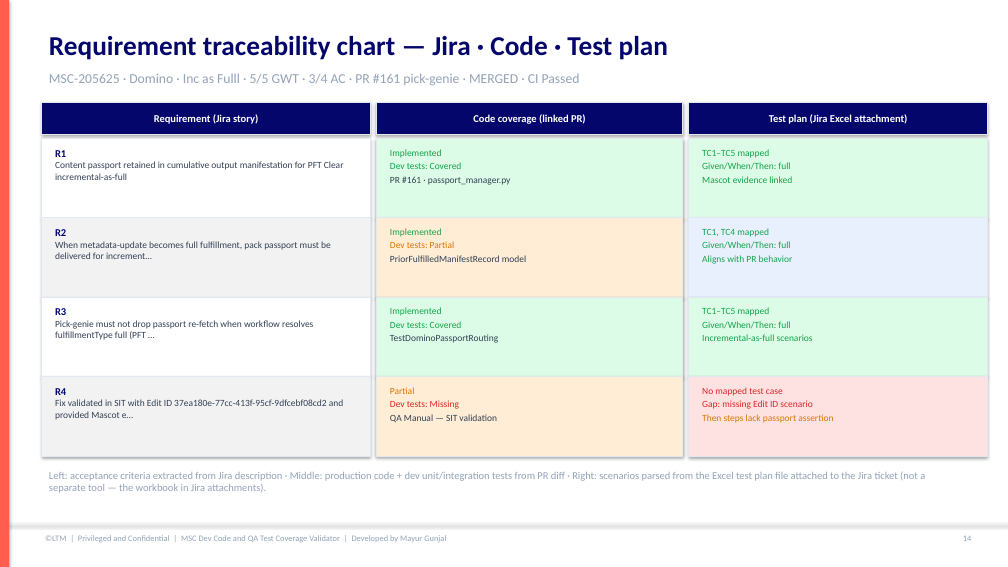
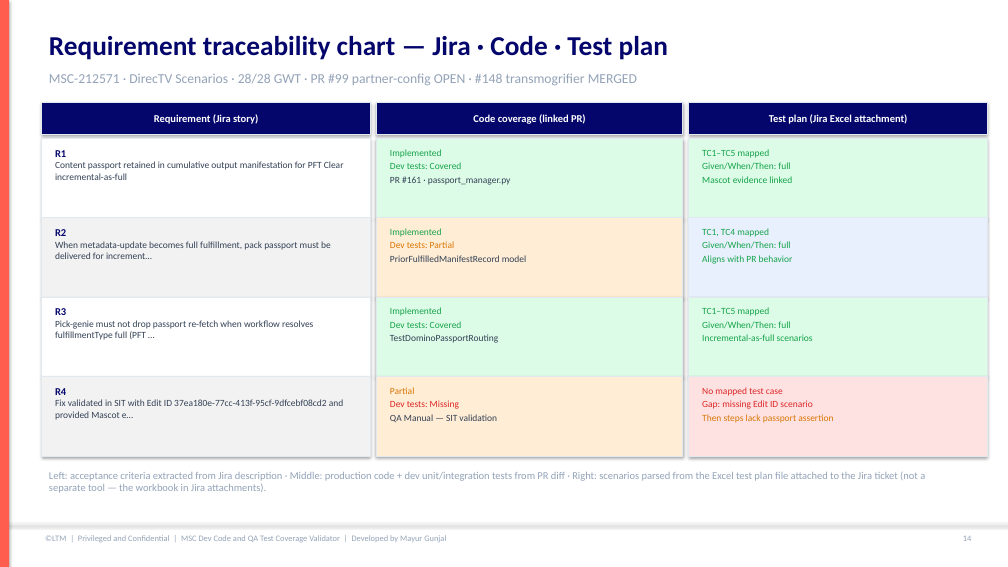
Before and after one commit to mgunjal11/pegasus-qa-agents-lab-copy, a slide deck: slide 15 of docs/MSC-Dev-Code-and-QA-Test-Coverage-Validator-Guide.pptx. Drawn at 1008x567 pixels with LibreOffice and Linux fonts; fonts in the diff are those of the drawing. Boxes give left, top, right and bottom in pixels: in the first picture for what was removed or moved away, otherwise in the second. Text is boxed around its words. In the diff, an @@ line names an element or a change of style, - is before the commit and + after.

```diff
--- a/docs/MSC-Dev-Code-and-QA-Test-Coverage-Validator-Guide.pptx
+++ b/docs/MSC-Dev-Code-and-QA-Test-Coverage-Validator-Guide.pptx
@@ text at (49,74,637,85): text changed @@
-MSC-205625 · Domino · Inc as Fulll · 5/5 GWT · 3/4 AC · PR #161 pick-genie · MERGED · CI Passed
+MSC-212571 · DirecTV Scenarios · 28/28 GWT · PR #99 partner-config OPEN · #148 transmogrifier MERGED
```
Also in this commit, not shown: 10 other slides changed, 26 other files.
